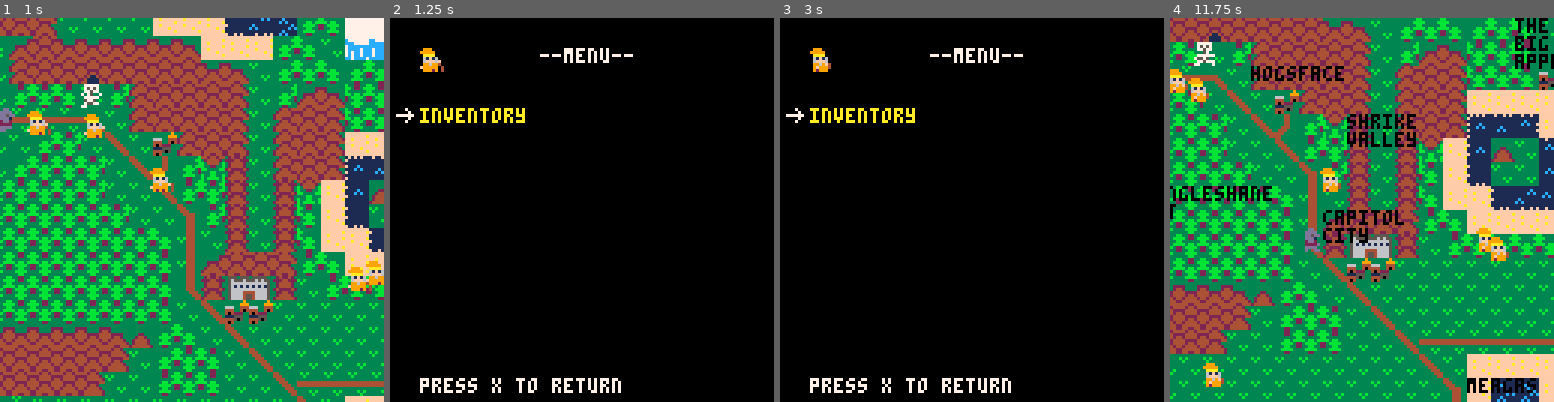
Above: before the commit, frames 1-4 (left to right).
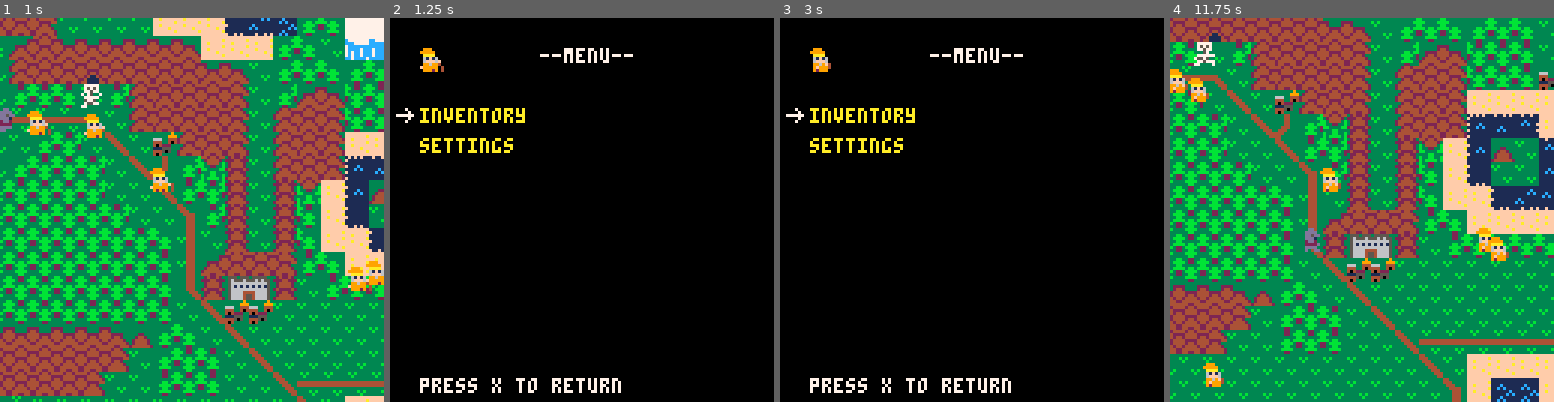
Above: after the commit, the same moments.

Repository: bigbadbones/cannsjourney
Game: PICO-8 cartridge foon.p8
The game is run twice, just before and just after one commit, with the same random seed, the same clock (stepped at 60 frames per second) and the same inputs.
Inputs:
- Up to frame 1 (1 s): tap X (X key) at 0.33 s; tap O (Z key) at 0.7 s
- Up to frame 2 (1.25 s): tap X (X key) at 1.07 s
- Up to frame 3 (3 s): hold Right 1.6-2.1 s; tap O (Z key) every 0.4 s from 1.7 to 2.9 s; tap X (X key) at 1.85, 2.97 s; hold Up 2.15-2.42 s; hold Right from 2.47 s (still down)
- Up to frame 4 (11.75 s): release Right at 3.03 s; hold Left 3.08-3.58 s; tap O (Z key) every 0.4 s from 3.3 to 11.7 s; hold Down 3.63-3.97 s; hold Right 4.02-4.68 s; tap X (X key) every 1.12 s from 4.08 to 10.78 s; hold Up 4.73-5.03 s; hold Left 5.08-5.68 s; hold Down 5.73-6.03 s; hold Right 6.08-6.58 s; hold Right 6.63-7.13 s; hold Up 7.18-7.45 s; hold Right 7.5-8.07 s; hold Left 8.12-8.62 s; hold Down 8.67-9 s; hold Right 9.05-9.72 s; hold Up 9.77-10.07 s; hold Left 10.12-10.72 s; hold Down 10.77-11.07 s; hold Right 11.12-11.62 s

Frame 1 is identical in both runs. In frame 2, 0.4% of the frame differs, in the area x 7-33%, y 31-36%; in frame 3, 0.4%; in frame 4, 3.3%, in the area x 0-100%, y 0-98%.

Commit message:
moved location text to submenu
also continued minor work to battle menu

Diff:
--- a/foon.p8
+++ b/foon.p8
@@ -1,6 +1,20 @@
 pico-8 cartridge // http://www.pico-8.com
 version 16
 __lua__
+function getmapstate()
+ if mapnames_enabled then
+	 return "[ enabled ]"
+ else
+ 	return "[ disabled ]"
+ end
+end
+
+function togglemap()
+ mapnames_enabled = not mapnames_enabled
+ return ""
+end
+
+
 function _init()
  copycount = 10
  can = {}
@@ -11,11 +25,12 @@
  can.speed = 1
  can.size = {8,8}
  can.faceleft = false
+
  animation_ongoing = false
 
  gamestate = 0 //0 is title screen
 
-
+	mapnames_enabled = false
  sentence  = ""
  menuid = 1
  selectid = 1
@@ -24,10 +39,11 @@
  menuscreen ={}
 
  menuscreen[1] = {}
- menuscreen[1].len = 1
+ menuscreen[1].len = 2
  menuscreen[1].text =
  {
- {"inventory",2}
+ {"inventory",2},
+ {"settings",3}
  }
  menuscreen[1].icons = {}
 
@@ -44,6 +60,19 @@
  68,
  84
  }
+
+
+ menuscreen[3] = {}
+ menuscreen[3].len = 3
+ menuscreen[3].icons ={}
+ menuscreen[3].text =
+ {
+ {"map names ",-1,{false,1},{true,0}},
+ {"back",1}
+ }
+
+
+
 
  music(1)
  canmemory ={}
@@ -90,6 +119,17 @@
  initnpcs()
  init_mapelems()
 end
+
+
+function perform_referenced_functions(id)
+ if id == 0 then
+ 	return togglemap()
+ elseif id == 1 then
+ 	return getmapstate()
+ end
+end
+
+
 
 
 
@@ -325,7 +365,6 @@
 
 function updatetext()
  stringstodraw = {}
- --{text,{x,y},timetodelete}
  for s=1,#stringlist do
   string = stringlist[s]
 	 if (string[3] <=currtime) then
@@ -341,7 +380,38 @@
 enemyhealth ={1,1}
 battleselect = 1
 animation = {}
-battleturn = 0
+battleturn = false
+
+battlestats = {{}}
+
+battlestats[1] = {}
+battlestats[1].attack = 10
+battlestats[1].magic = 10
+battlestats[1].hp = 100
+battlestats[1].mp = 100
+battlestats[1].defense = .5
+
+battlestats[2] = {}
+battlestats[2].attack = 5
+battlestats[2].magic = 5
+battlestats[2].defense = .75
+battlestats[2].hp = 100
+battlestats[2].mp = 100
+
+
+
+function attack(idsource,iddest)
+	source = battlestats[idsource]
+	dest = battlestats[iddest]
+	damage =  source.attack * dest.defense
+	dest.hp -= damage
+    start_animation(attack_anim,iddest)
+	battleturn =  not battleturn
+	if dest.hp <0 then dest.hp = 0
+	 return true
+	else return false
+	end
+end
 
 
 attack_anim = {}
@@ -355,9 +425,17 @@
 
 
 
+
+
+
 ----------- animation ------
 
 function start_animation(a,loc)
+if loc == 2 then
+	loc = {95,75}
+else
+	loc = {15,75}
+end
  a.index = 1
  a.location = {loc[1],loc[2]}
 	animation = a
@@ -439,7 +517,15 @@
 	if (menuscreen[menuid]) then
  	for m=1,menuscreen[menuid].len do
   		if menuscreen[menuid].text[m] then
-  			print(menuscreen[menuid].text[m][1],10,20+10*m,10)
+  			item = menuscreen[menuid].text[m]
+  			print(item[1],10,20+10*m,10)
+  		 if item[2] == -1 then
+   		 for  i=3,  #item do
+   		  if item[i][1] == false then
+   		  		print (perform_referenced_functions(item[i][2]),60,20+10*m,10)
+ 						end
+ 					end
+   		end
   		end
   		if menuscreen[menuid].icons[m] then
   			spr(menuscreen[menuid].icons[m],100,20+10*m)
@@ -449,12 +535,22 @@
 end
 
 function selectmenu()
-	if menuscreen[menuid].text[selectid][2]!=0then
-  menuid = menuscreen[menuid].text[selectid][2]
+ data = menuscreen[menuid].text[selectid]
+	if data[2]>0 then
+  menuid = data[2]
  	selectid = 1
  	sfx(18)
- end
-end
+ elseif data[2] == -1 then
+   for  i=3, #data do
+   	sfx(18)
+    if data[i][1] == true then
+   		  		perform_referenced_functions(data[i][2])
+ 			end
+ 		end
+ end
+end
+
+
 
 function handleinputs_menuscreen()
   if btnp(5) then
@@ -516,13 +612,6 @@
    	yadjust-=can.speed
    end
   end
-  if btn(4) then
-
-  	drawtext= true
-
-  else
-  	drawtext=false
-  end
 
   if btnp(5) then
   	gamestate = 2
@@ -555,16 +644,16 @@
  print("!!battle!!",50,10,7)
  draw_battle_art()
 	draw_battlemenu()
-
 end
 
 function getenemysprite()
-updatesprite(npcs[2])
-return {npcs[2],"evil ogre"}
+e = flr(rnd(5))+1
+updatesprite(npcs[e])
+return npcs[e]
 end
 
 function draw_battle_art()
- drawhealthbars(canhealth,enemyhealth)
+ drawhealthbars()
 
 
  updatesprite(can)
@@ -572,28 +661,29 @@
  15,
  75)
  print ("can\nthe yellow",10,30,10)
-
-	enemy = getenemysprite ()
-	spr(enemy[1].frames[enemy[1].frameid],
+ if enemy == nil then
+		enemy = getenemysprite ()
+	end
+	updatesprite(enemy)
+	spr(enemy.frames[enemy.frameid],
 	95,
 	75,
 	1,1,true,	false)
- print (enemy[2],75,30,10)
-end
-
-
-function drawhealthbars(chealth,ehealth)
+ print (enemy.name,75,30,10)
+end
+
+
+function drawhealthbars()
  local xoff = 0
  local yoff = 50
  local barwidth = 50
  local barheight = 5
  local enemyspace = 75
  local hpmpspace = 8
- print (enemyhealth[1],10,10,9)
  print ("hp:",xoff,yoff,8)
  rectfill(xoff+12,
  yoff,
- xoff+barwidth*chealth[1],
+ xoff+battlestats[1].hp/2,
  yoff+barheight,8)
  rect(xoff+12,
  yoff,
@@ -606,7 +696,7 @@
  12)
  rectfill(xoff+12,
  yoff + hpmpspace,
- xoff +barwidth*canhealth[2],
+ xoff +battlestats[1].mp/2,
  yoff + hpmpspace+ barheight,
  12)
  rect(xoff+12,
@@ -616,23 +706,26 @@
  1)
 
  print ("hp:",xoff-10+enemyspace,yoff,8)
- rectfill(xoff+enemyspace,
- yoff,
- xoff+relativebar(enemyhealth[1],barwidth)+
+  rectfill(
+  xoff+enemyspace,
+  yoff,
+  xoff+battlestats[2].hp/2+
   enemyspace,
- yoff+barheight,8)
+  yoff+barheight,
+ 8)
  rect(
  xoff+enemyspace,
  yoff,
  xoff+barwidth+enemyspace,
- yoff+barheight,2)
+ yoff+barheight,
+ 2)
  print ("mp:",
  xoff+enemyspace-10,
  yoff+hpmpspace,
  12)
  rectfill(xoff+enemyspace,
  yoff + hpmpspace,
- xoff + enemyspace+relativebar(ehealth[2],barwidth),
+ xoff + enemyspace+battlestats[2].mp/2,
  yoff + hpmpspace+ barheight,
  12)
  rect(xoff+enemyspace,
@@ -642,18 +735,29 @@
  1)
  end
 
+function returntoworld()
+  enemy = nil
+  gamestate = 1
+  menuid = 1
+  selectid=1
+end
+
 function battleselectmenu()
- if (	battleturn == 0)
+ if (	battleturn == false)
+
  and not animation_ongoing then
+	  win = false
   	if battleselect == 3 then
-  	  gamestate = 1
-    	menuid = 1
-    	selectid=1
+  	  returntoworld()
    elseif battleselect ==1 then
-   	attack()
+   	win = attack(1,2)
    elseif battleselect ==2 then
-   	magic()
+   	win = magic(1,2)
   	end
+  	if win then print ("you win!!",50,50,10)
+ 		wait(20)
+ 		   returntoworld()
+ 	end
  else
  	enemyturn()
  end
@@ -669,16 +773,6 @@
 
 return health*width
 end
-end
-
-function attack()
-
- if enemyhealth[1] >=0.01
- then
-		enemyhealth[1] -=0.1
-		start_animation(attack_anim,{95,72})
-	end
-	battleturn = 1
 end
 
 function magic ()
@@ -689,18 +783,17 @@
 end
 
 function enemyturn()
+ local win = false
 	local move = flr(rnd(2))
 	if (move != -1) then
-	 if canhealth[1] >=0.01 then
-			canhealth[1] -=0.1
-			start_animation(attack_anim,{15,75})
-
-		end
+		win = attack(2,1)
 	end
-		battleturn = 0
+	if win then
+	 	print ("you lose!!",50,50,10)
+ end
 end
 function draw_battlemenu()
- if (battleturn == 1)
+ if (battleturn == true)
  then
 	 enemyturn()
  end
@@ -1018,7 +1111,7 @@
 
  if world == "overworld" then
   	map(0, 0,mapxoffset, mapyoffset, 128, 64 )
-			if drawtext then
+			if mapnames_enabled then
  			for s=1,#stringstodraw do
  			 string = stringstodraw[s]
  				print(string[1],string[2][1]+mapxoffset,string[2][2]+mapyoffset,0)
@@ -1039,7 +1132,7 @@
 
 end
 -->8
-
+function wait(a) for i = 1,a do flip() end end
 -->8
 
 function initnpcs()
@@ -1058,6 +1151,7 @@
   npcs[n].futurepath = {}
   npcs[n].faceleft = false
   npcs[n].msg = ""
+  npcs[n].name = ""
   npcs[n].msgyoffset = 0
   npcs[n].msgxoffset = 0
 
@@ -1099,7 +1193,8 @@
  npcs[2].frames = {87,87,88,88}
  npcs[2].x= 30*8
  npcs[2].y = 20*8
- npcs[2].msg = "ogre: top o' the \nmornin' to ya"
+ npcs[2].name = "ogre"
+ npcs[2].msg = npcs[2].name..": top o' the \nmornin' to ya"
  npcs[2].randommoves = false
  npcs[2].path={
  {30*8,20*8},
@@ -1128,12 +1223,12 @@
 
 
  --skeleton
-
  npcs[4].speed =1
  npcs[4].frames = {71,71,72,72}
  npcs[4].x= 33*8
  npcs[4].y= 19*8
- npcs[4].msg = "clax: fight me!"
+ npcs[4].name = "clax"
+ npcs[4].msg = npcs[4].name..": fight me!"
  npcs[4].randommoves = false
  npcs[4].path={
  {33*8,19*8},
Not shown, changed: page.js
